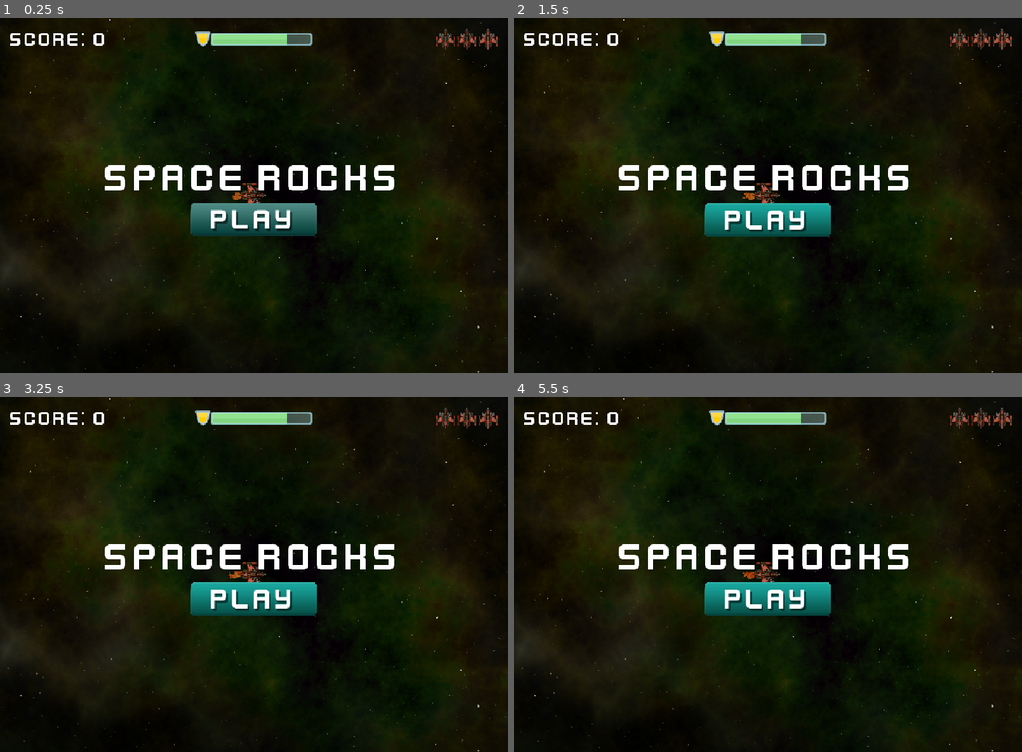
Above: before the commit, frames 1-4 (two rows, left to right).
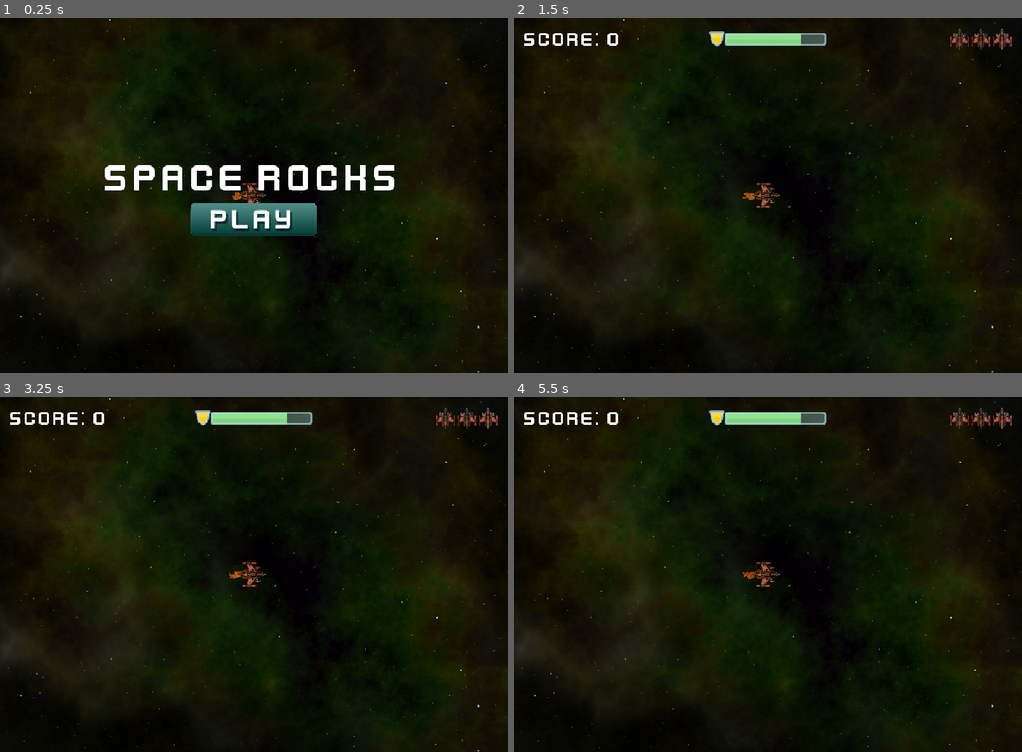
Above: after the commit, the same moments.

Repository: FrancisToastedBuns/Practice-Games
Game: Godot game, scene res://main.tscn
Two runs of this game, one before a commit and one after it. Both use one fixed random seed, a clock stepped at 60 frames per second and the inputs below.
Inputs (mouse positions are in pixels of both pictures, inside the frame that each line leads up to):
- Up to frame 1 (0.25 s): no input
- Up to frame 2 (1.5 s): click (768, 220) at 0.52 s; tap Enter at 1.25 s; hold D (rotate_right) from 1.28 s (still down); hold Space (shoot) from 1.28 s (still down)
- Up to frame 3 (3.25 s): release D (rotate_right) at 2.03 s; release Space (shoot) at 2.03 s; hold A (rotate_left) 2.03-2.78 s; tap Space (shoot) at 2.1 s; tap Enter at 2.75 s; hold D (rotate_right) from 2.78 s (still down); hold Space (shoot) from 2.78 s (still down)
- Up to frame 4 (5.5 s): release D (rotate_right) at 3.53 s; release Space (shoot) at 3.53 s; hold W (thrust) 3.53-4.28 s; tap Space (shoot) at 3.6, 5.1 s; tap Enter at 4.25 s; hold Space (shoot) 4.28-5.03 s; hold A (rotate_left) from 4.28 s (still down)

The runs differ from the first frame. In frame 1, 1.4% of the frame differs, in the area x 2-98%, y 3-9%; in frame 2, 4.2%, in the area x 20-78%, y 41-62%; in frame 3, 4.2%; in frame 4, 4.2%.
Error after the commit: Parse Error: Identifier "ALIVE" not declared in the current scope. (res://main.gd:15)

Commit message:
added start button

Diff:
--- a/space_rocks/assets/ui/HUD.gd
+++ b/space_rocks/assets/ui/HUD.gd
@@ -1 +1,7 @@
 extends CanvasLayer
+signal start
+
+func _on_start_button_pressed() -> void:
+	$MarginContainer.show()
+	$VBoxContainer.hide()
+	start.emit()
--- a/space_rocks/assets/ui/HUD.tscn
+++ b/space_rocks/assets/ui/HUD.tscn
@@ -13,6 +13,7 @@
 script = ExtResource("1_dgtcr")
 
 [node name="MarginContainer" type="MarginContainer" parent="."]
+visible = false
 anchors_preset = 10
 anchor_right = 1.0
 offset_bottom = 85.0
@@ -90,8 +91,10 @@
 theme_override_font_sizes/font_size = 80
 text = "Space Rocks"
 
-[node name="TextureButton" type="TextureButton" parent="VBoxContainer"]
+[node name="StartButton" type="TextureButton" parent="VBoxContainer"]
 layout_mode = 2
 size_flags_horizontal = 4
 texture_normal = ExtResource("6_nt8ln")
 texture_hover = ExtResource("7_h353u")
+
+[connection signal="pressed" from="VBoxContainer/StartButton" to="." method="_on_start_button_pressed"]
--- a/space_rocks/main.gd
+++ b/space_rocks/main.gd
@@ -1,5 +1,15 @@
 extends Node
+var playing = false
+func _process(_delta: float) -> void:
+	if not $Music.playing and playing:
+		$Music.play()
+	elif not $Music.playing:
+		return
 
-func _process(_delta: float) -> void:
-	if not $Music.playing:
-		$Music.play()
+func _ready() -> void:
+	$Player.hide()
+
+func _on_hud_start() -> void:
+	playing = true
+	$Player.show()
+	$Player.player_state = ALIVE
--- a/space_rocks/main.tscn
+++ b/space_rocks/main.tscn
@@ -46,3 +46,5 @@
 [node name="Player" parent="." instance=ExtResource("7_272bh")]
 position = Vector2(496, 350)
 explosion_sound = SubResource("AtlasTexture_kek77")
+
+[connection signal="start" from="Hud" to="." method="_on_hud_start"]
